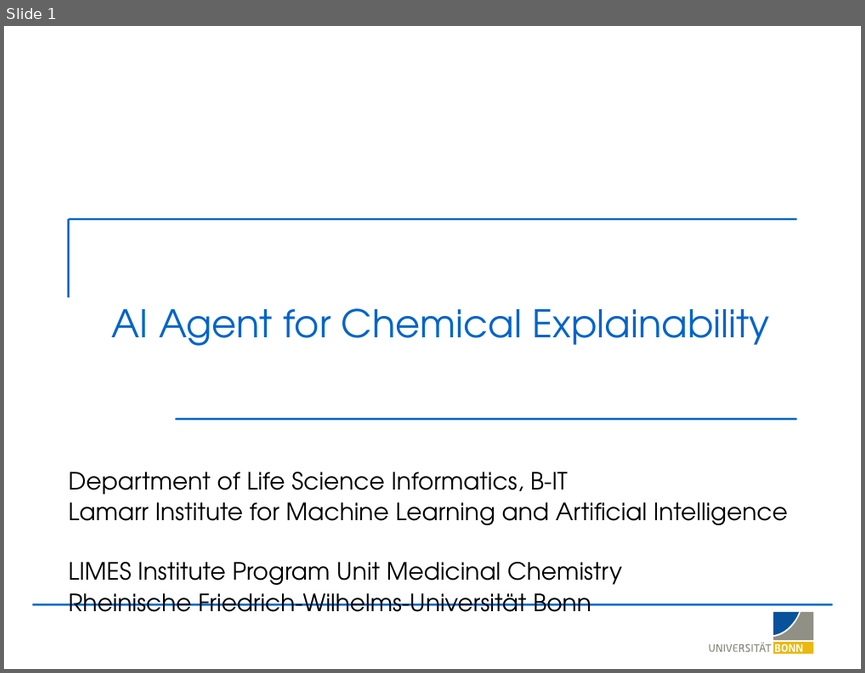
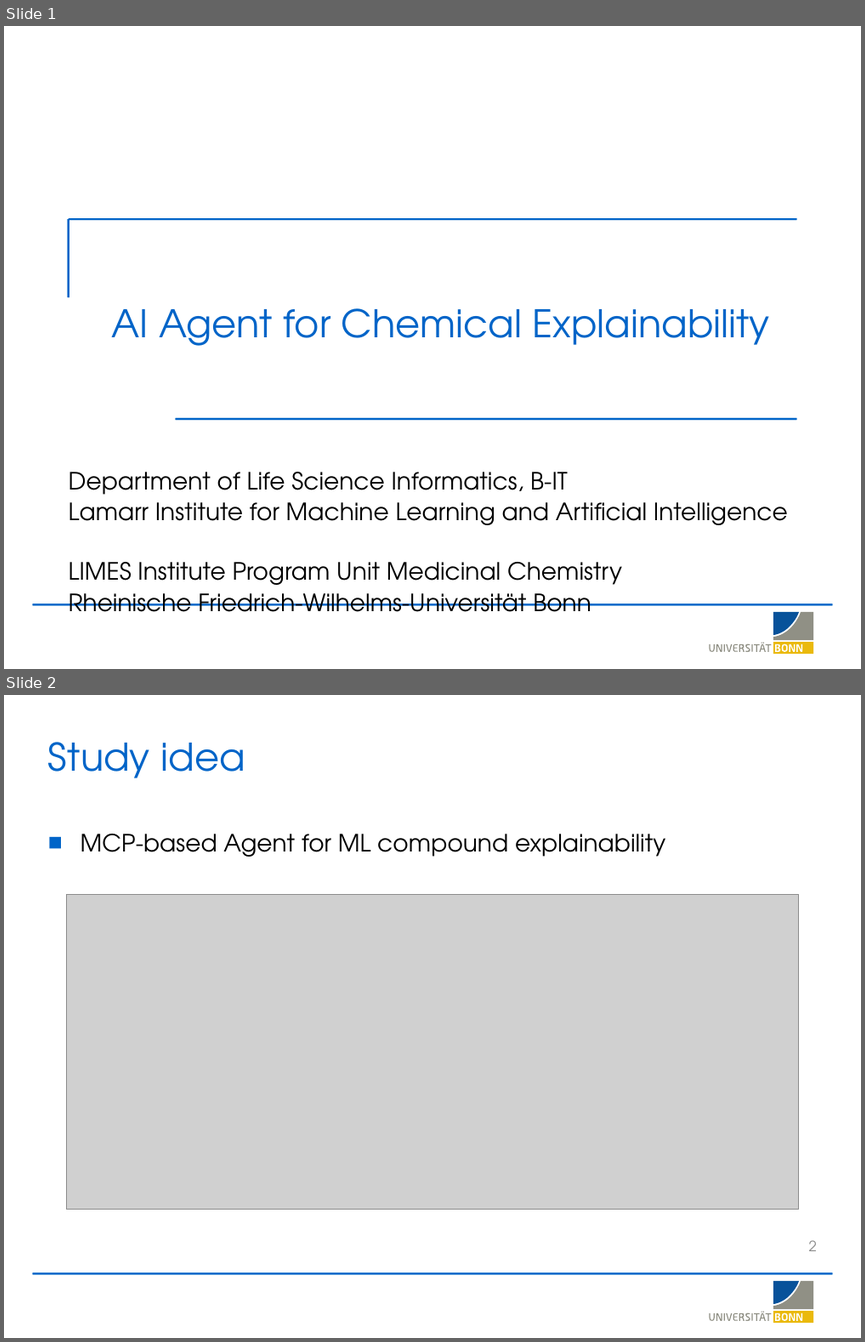
Before and after one commit to LSI-Uni-Bonn/ChemicHAL, a slide deck: slides/AI_Agent_Explainability.pptx. Shown one above the other, each under a label of ours: slide 1 before the commit, slides 1 and 2 after it. The pictures are 865x673 and 865x1342 pixels, drawn with LibreOffice and Linux fonts; fonts in the diff are those of the drawing; grey boxes stand for pictures; background and template pictures are left out. Boxes give left, top, right and bottom in pixels: in the first picture for what was removed or moved away, otherwise in the second. Text is boxed around its words. In the diff, an @@ line names an element or a change of style, - is before the commit and + after.

```diff
--- a/slides/AI_Agent_Explainability.pptx
+++ b/slides/AI_Agent_Explainability.pptx
@@ slide 2 added at [4, 695, 861, 1338], background #FFFFFF; not listed: 20 template elements that a slide beside it also shows @@
@@ title added at [48, 742, 245, 778], 32 pt, text #0064C8 @@
+Study idea
@@ text added at [80, 834, 665, 857], 20 pt, text #000000 @@
+■ MCP-based Agent for ML compound explainability
@@ picture added at [67, 894, 798, 1209] @@
@@ page number added at [809, 1240, 817, 1251], 12 pt, text #8B8B8B @@
+2
```
Also in this commit, not shown: 3 other slides added, 1 slide removed, 5 other files.
